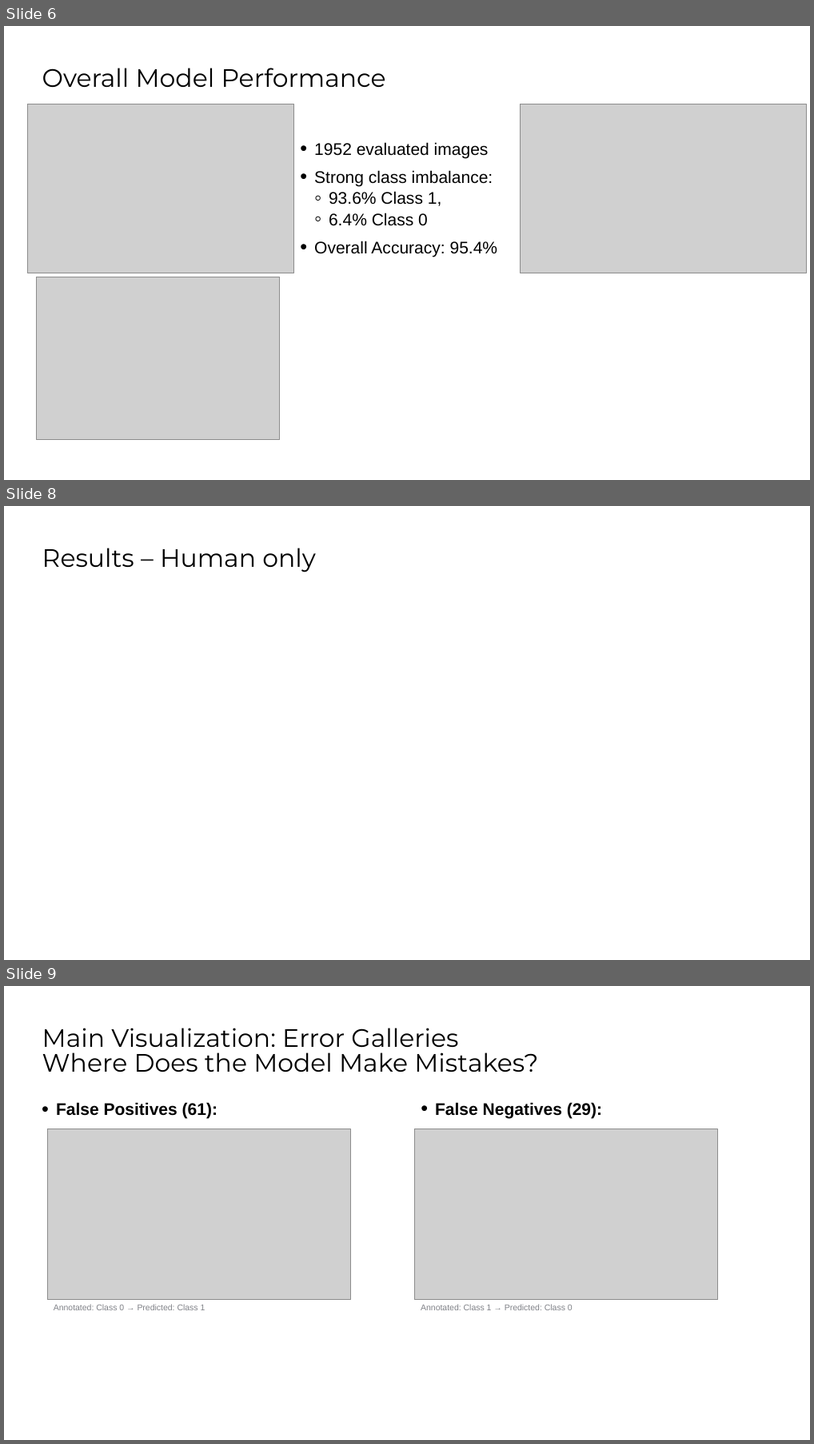
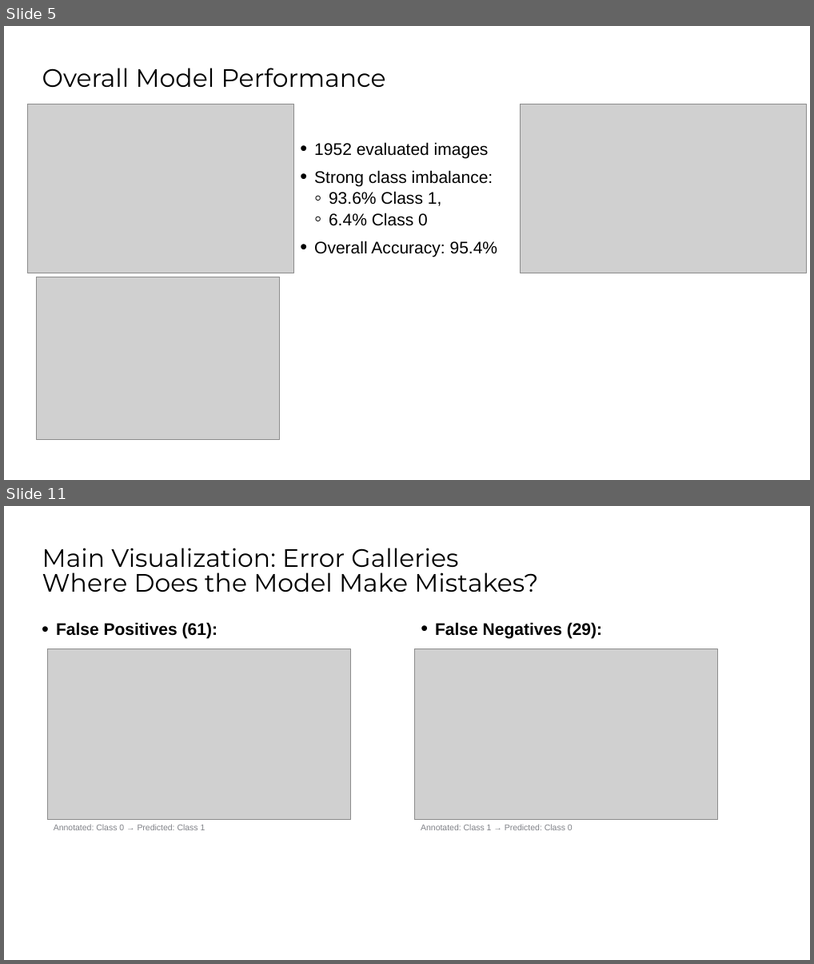
Before and after one commit to Prajothis/mobility-aids-resnet50, a slide deck: Phase1_midterm.pptx. Shown one above the other, each under a label of ours: slides 6, 8 and 9 before the commit, slides 5 and 11 after it; the slides between them are not shown. The pictures are 814x1444 and 814x964 pixels, drawn with LibreOffice and Linux fonts; fonts in the diff are those of the drawing; grey boxes stand for pictures; background and template pictures are left out. Boxes give left, top, right and bottom in pixels: in the first picture for what was removed or moved away, otherwise in the second. Text is boxed around its words. In the diff, an @@ line names an element or a change of style, - is before the commit and + after.

```diff
--- a/Phase1_midterm.pptx
+++ b/Phase1_midterm.pptx
@@ slide 8 removed at (4, 506, 810, 960), background #FFFFFF @@
@@ title removed at (42, 548, 316, 572) @@
-Results – Human only
@@ what was slide 6 is now slide 5 @@
@@ what was slide 9 is now slide 11 @@
```
Also in this commit, not shown: 4 slides added, 1 other slide removed.
